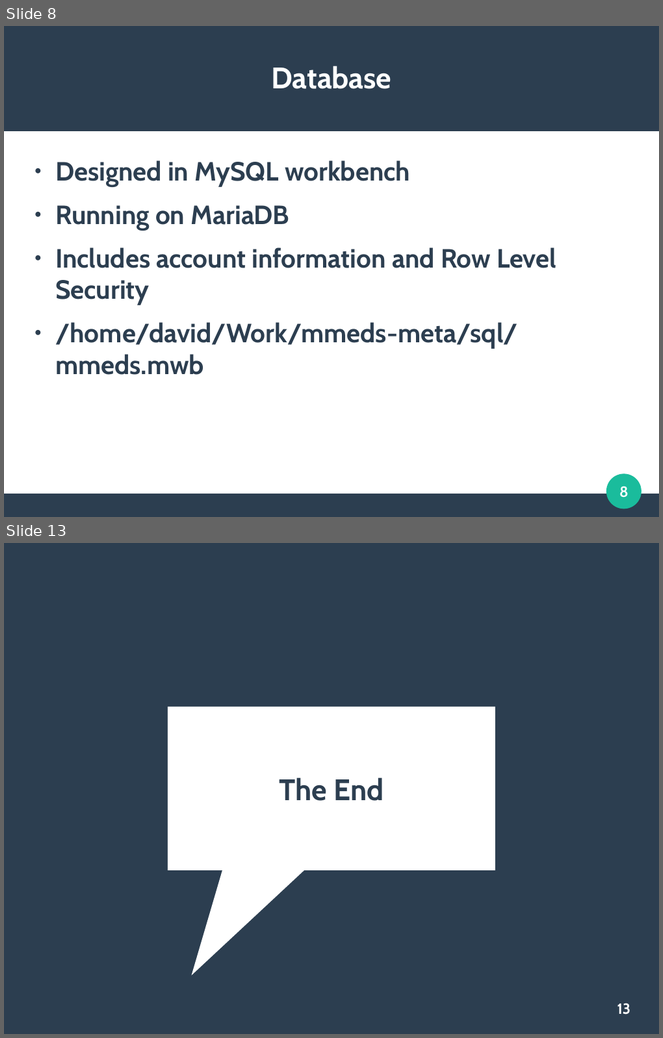
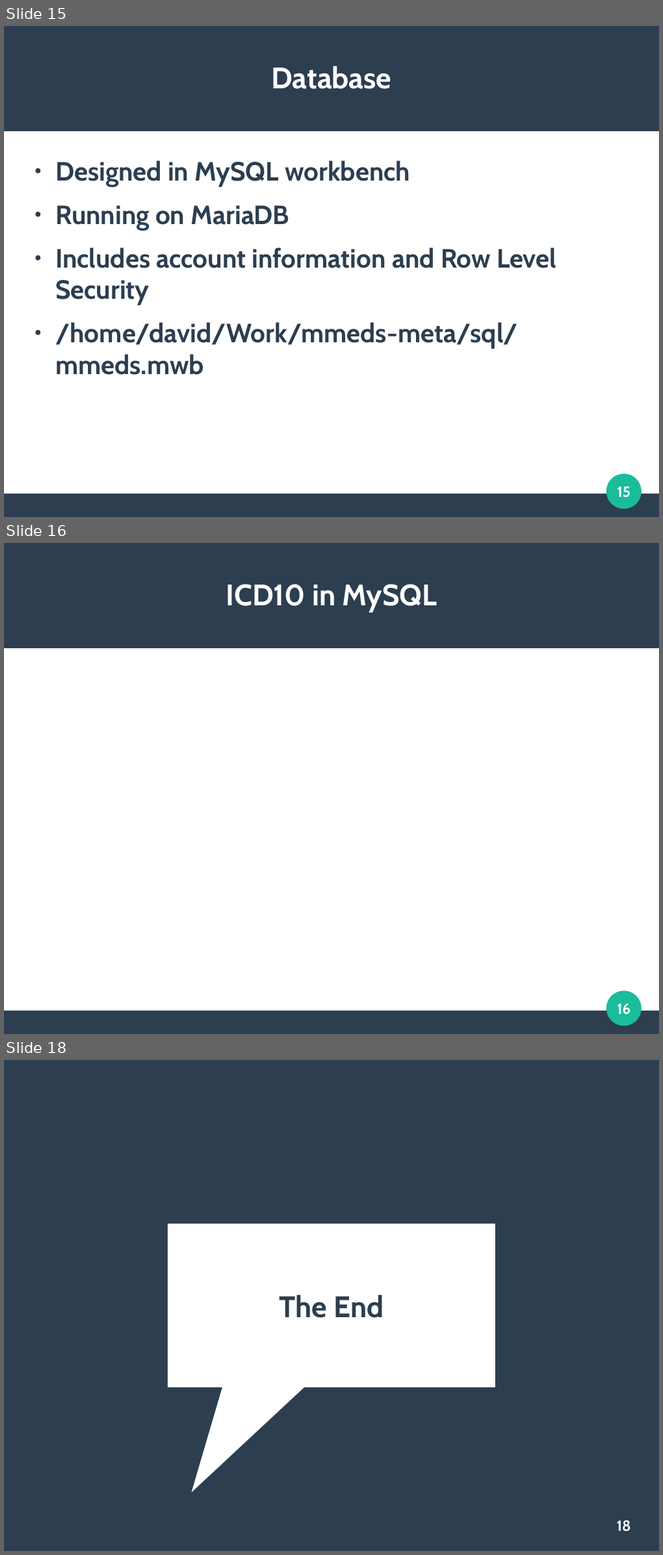
Before and after one commit to clemente-lab/mmeds-meta, a slide deck: sql/mmeds.odp. Shown one above the other, each under a label of ours: slides 8 and 13 before the commit, slides 15, 16 and 18 after it; the slides between them are not shown. The pictures are 663x1038 and 663x1555 pixels, drawn with LibreOffice and Linux fonts; fonts in the diff are those of the drawing. Boxes give left, top, right and bottom in pixels: in the first picture for what was removed or moved away, otherwise in the second. Text is boxed around its words. In the diff, an @@ line names an element or a change of style, - is before the commit and + after.

```diff
--- a/sql/mmeds.odp
+++ b/sql/mmeds.odp
@@ slide 16 added at (4, 543, 659, 1034), background #FFFFFF; not listed: 3 template elements that a slide beside it also shows @@
@@ title added at (226, 584, 438, 613), 36 pt, text #FFFFFF, bold @@
+ICD10 in MySQL
@@ page number added at (617, 1004, 631, 1015), 18 pt, text #FFFFFF, bold @@
+16
@@ what was slide 8 is now slide 15 @@
@@ page number at (618, 487, 631, 498): text changed @@
-8
+15
@@ what was slide 13 is now slide 18 @@
@@ page number at (617, 1520, 631, 1532): text changed @@
-13
+18
```
Also in this commit, not shown: 1 slide changed, 6 other slides added, 1 other file.
